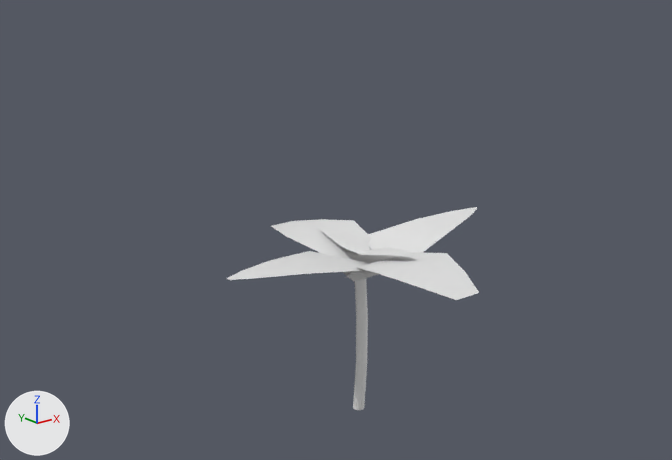
Renders of the FBX model Models/Plants/Stage2Sativa.fbx from each side of a commit.
Rendered twice from a camera (50 mm lens) standing at (-0.386, -0.451, 0.318) and looking at (-0.014, 0.013, 0.132). The axes (+X, +Y, +Z) are drawn at lower left. The lights are the same throughout. The older version comes first. Materials are left out; every surface is plain grey.

Names of what the first picture shows: 'Stage2Sativa'.
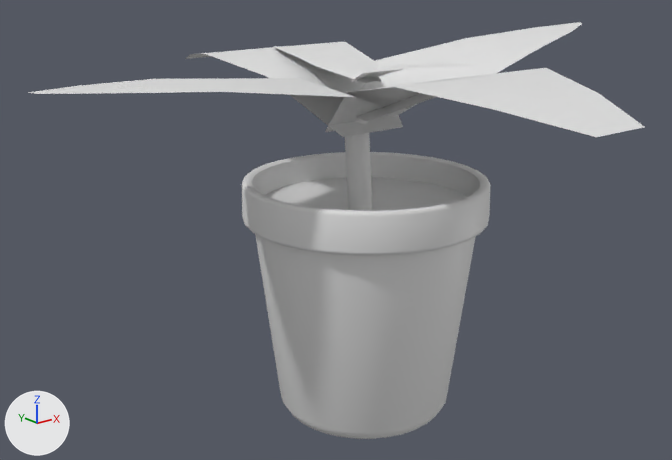
Pixel boxes [x1, y1, x2, y2] of what changed, in the pictures (672 x 460 px; the box of a moved part takes in the faces that stretch with it):
'Stage2Sativa', reshaped (144% wider, 105% taller)
    before: [227, 207, 479, 410]
    after: [28, 22, 645, 439]
part 1 of me_cylinder_004, moved or reshaped
    before: [227, 251, 367, 280]
    after: [28, 78, 399, 112]
part 2 of me_cylinder_004, moved or reshaped
    before: [358, 207, 477, 274]
    after: [356, 22, 582, 122]
part 3 of me_cylinder_004, moved or reshaped
    before: [346, 252, 479, 300]
    after: [325, 68, 645, 137]
part 4 of me_cylinder_004, moved or reshaped
    before: [272, 219, 379, 281]
    after: [186, 42, 403, 137]
part 5 of me_cylinder_004, moved or reshaped
    before: [319, 228, 370, 256]
    after: [274, 46, 382, 83]
part 6 of me_cylinder_004, moved or reshaped
    before: [360, 247, 415, 257]
    after: [351, 63, 478, 82]
part 7 of me_cylinder_004, added
    after: [242, 152, 491, 439]
part 8 of me_cylinder_004, added
    after: [265, 177, 467, 210]
part 9 of me_cylinder_004, moved or reshaped
    before: [353, 272, 368, 410]
    after: [345, 120, 372, 210]

The change, as a diff of the scene's bpy script:
```diff
--- a/Models/Plants/Stage2Sativa.fbx.py
+++ b/Models/Plants/Stage2Sativa.fbx.py
@@ me_cylinder_004 @@
 # used by ob_stage2sativa; location = (0.0, 0.0, 0.0)
-me_cylinder_004.from_pydata(...)  # 208 vertices, 138 faces; spans x -0.109..0.109, y -0.096..0.096, z 0.0..0.128
+me_cylinder_004.from_pydata(...)  # 762 vertices, 649 faces; spans x -0.218..0.218, y -0.191..0.191, z 0.0..0.256
+# me_cylinder_004 part 1: the loose piece of 15 vertices spanning x -0.109..0.008, y -0.026..0.028, z 0.105..0.123 is scaled about the mesh origin by 2
+# me_cylinder_004 part 2: the loose piece of 15 vertices spanning x -0.007..0.109, y -0.027..0.027, z 0.105..0.128 is scaled about the mesh origin by 2
+# me_cylinder_004 part 3: the loose piece of 10 vertices spanning x -0.031..0.03, y -0.096..0.005, z 0.1..0.122 is scaled about the mesh origin by 2
+# me_cylinder_004 part 4: the loose piece of 10 vertices spanning x -0.031..0.03, y -0.005..0.096, z 0.1..0.122 is scaled about the mesh origin by 2
+# me_cylinder_004 part 5: the loose piece of 15 vertices spanning x -0.012..0.011, y -0.003..0.047, z 0.115..0.123 is scaled about the mesh origin by 2
+# me_cylinder_004 part 6: the loose piece of 15 vertices spanning x -0.011..0.012, y -0.046..0.004, z 0.115..0.125 is scaled about the mesh origin by 2
+# me_cylinder_004 part 7: a new loose piece of 512 vertices spanning x -0.081..0.081, y -0.081..0.081, z 0.005..0.168
+# me_cylinder_004 part 8: a new loose piece of 42 vertices spanning x -0.074..0.074, y -0.072..0.072, z 0.143..0.15
+# me_cylinder_004 part 9
+# 125 vertices are removed from x -0.006..0.002, y -0.004..0.007, z 0.0..0.107
+# 98 faces are deleted
+# 1 vertex moves within x 0.001, y 0.0, z 0.0
+# 41 vertices are added at x -0.012..0.004, y -0.007..0.009, z 0.0..0.213
+# 28 new vertices lie (0.0, 0.0, 0.071) away from vertices in x -0.012..0.004, y -0.007..0.009, z 0.071
+# 16 new vertices lie (0.0, 0.005, -0.071) away from vertices in x -0.012..0.004, y -0.007..0.009, z 0.071
+# 16 new vertices lie (0.0, 0.005, 0.071) away from vertices in x -0.012..0.004, y -0.007..0.009, z 0.142
+# 12 new vertices lie (0.0, 0.006, -0.071) away from vertices in x -0.011..0.004, y -0.007..0.008, z 0.071
+# 12 new vertices lie (0.0, 0.006, 0.071) away from vertices in x -0.011..0.004, y -0.007..0.008, z 0.142
+# 98 new faces join them
```
